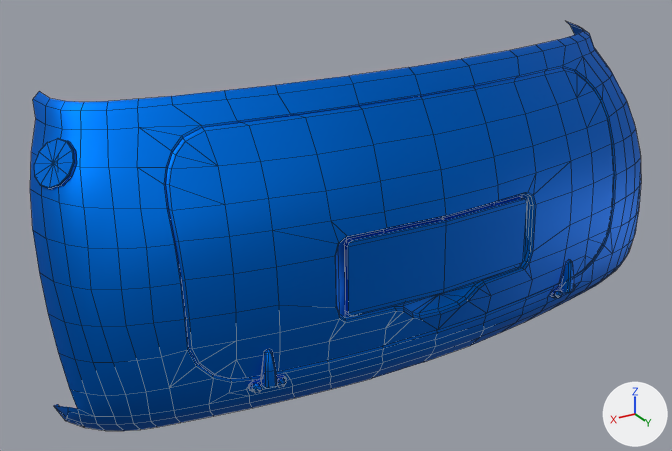
One commit to the FBX model Assets/_Gumball/Runtime/_Cars/Cars/Mini/Mesh/Mini_BB01_Duco.fbx: the scene before it, then after it.
One viewpoint serves both versions: a camera (50 mm lens) standing at (0.918, 2.672, 1.161) and looking at (0.094, 1.298, 0.474). Arrows for +X, +Y and +Z are at lower right; the lights stay in place. Mesh edges are drawn as thin lines. Where no turn or scale is listed for an object, it has been applied to the vertices.

Names of what the first picture shows: 'Mini_BB01_Duco'.
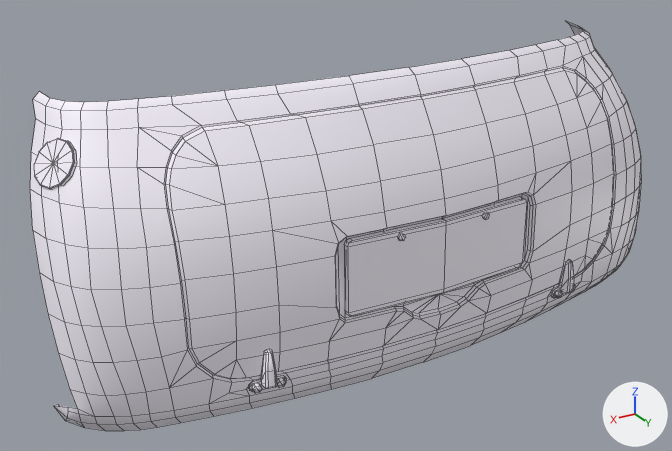
Where the newer file only moved an object's origin or applied its transform, the numbers keep the older frame.

Where the change shows, as pixel boxes [x1, y1, x2, y2] in the pictures (672 x 451 px):
'Mini_BB01_Duco', recoloured, surface changed, reshaped (blue to white): [30, 21, 641, 431] in both
part 1 of me_mesh_036, added: after [397, 233, 405, 241]
part 2 of me_mesh_036, added: after [482, 212, 490, 219]

The change, as a list of edits to the scene's bpy script:
```text
Change mat_240z_duco:
    mat_240z_duco.metallic: 0.974 -> 0.0
    mat_240z_duco.base_color: (0.0, 0.167, 0.723) -> (0.955, 0.911, 1.0)  # blue #0072dd -> white #faf5ff
    mat_240z_duco.roughness: 0.56 -> 0.459
Change me_mesh_036:
    where me_mesh_036.from_pydata(...)  # 685 vertices, 637 faces; spans x -0.65..0.65, y 1.165..1.511, z 0.233..0.78
    used by ob_mini_bb01_duco; location = (0.0, 0.0, 0.0)
    me_mesh_036 part 1: the loose piece of 12 vertices spanning x 0.304..0.32, y 1.479..1.488, z 0.297..0.312 is copied, and the copy is scaled about its middle by (0.827, 0.801, 0.826), then moved by (-0.221, 0.022, 0.224); it spans x 0.084..0.097, y 1.503..1.509, z 0.523..0.535
    me_mesh_036 part 2: the loose piece of 12 vertices spanning x -0.32..-0.304, y 1.479..1.488, z 0.297..0.312 is copied, and the copy is scaled about its middle by (0.827, 0.801, 0.826), then moved by (0.221, 0.022, 0.224); it spans x -0.097..-0.084, y 1.503..1.509, z 0.523..0.535
```
